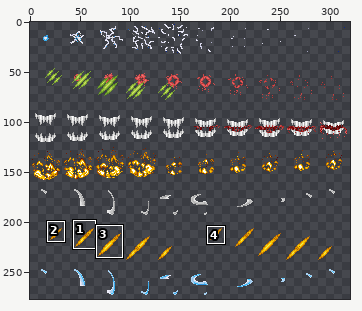
Sprite sheet: Resources/AwesomeGuns/Weapons/SPRITES/Hits.gif. Above, an overview of the earlier version with the close-up marked.
Close-up. Before:
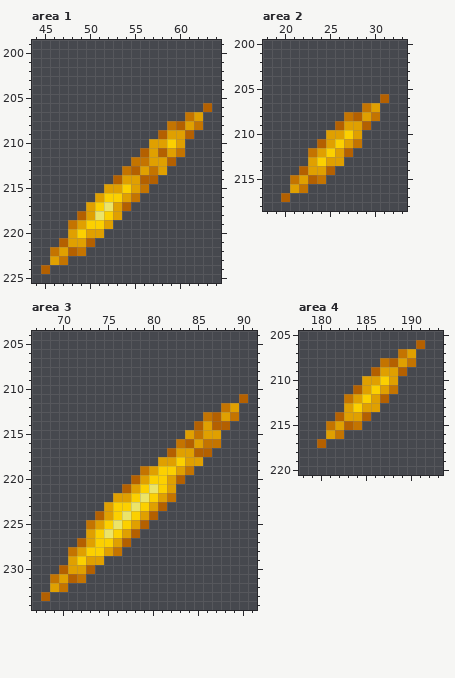
The file is 320x280 pixels. Colours within 5 levels of each other are drawn and written as one. Shown: area 1: x 44..64, y 199..225; area 2: x 18..33, y 200..218; area 3: x 67..91, y 204..234; area 4: x 178..193, y 205..220. The wide view leaves out empty margins. The commit also changed other parts of the picture, which this record leaves out.
After:
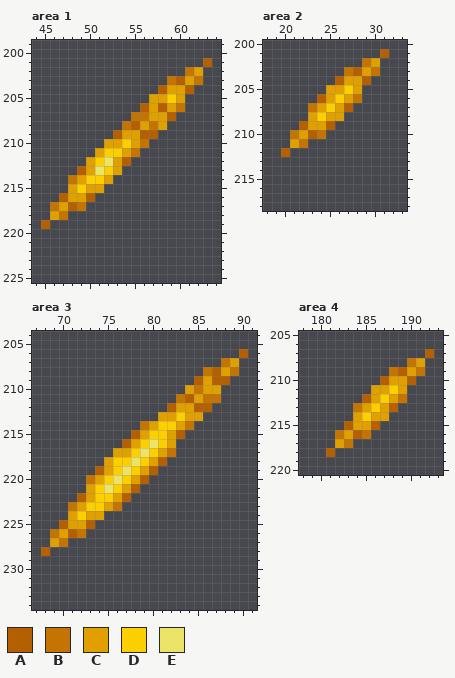
Palette (. is transparent): A #b46000  B #c47400  C #e0a000  D #fcd000  E #ece468
Difference:
Area 1:
y 201: x 63 . -> A
y 202: x 61..62 .. -> BC
y 203: x 59..62 .... -> BACB
y 204: x 58..61 .... -> ACCA
y 205: x 57..60 .... -> CCDC
y 206: x 56..60 ..... -> ACACB; x 63 A -> .
y 207: x 55..59 ..... -> BBCCA; x 61..62 BC -> ..
y 208: x 54..62 .....BACB -> BACBC....
y 209: x 53..61 .....ACCA -> ACCAA....
y 210: x 52..60 .....CCDC -> CCDCB....
y 211: x 51..60 .....ACACB -> CDDCB.....
y 212: x 50..59 .....BBCCA -> CDECA.....
y 213: x 49..58 .....BACBC -> ACEDC.....
y 214: x 48..57 .....ACCAA -> BCDDC.....
y 215: x 48..56 ....CCDCB -> CDCC.....
y 216: x 47..55 ....CDDCB -> ACCA.....
y 217: x 46..54 ....CDECA -> BCAB.....
y 218: x 46..47 .. -> CB; x 49..53 ACEDC -> .....
y 219: x 45 . -> A; x 48..52 BCDDC -> .....
y 220: x 48..51 CDCC -> ....
y 221: x 47..50 ACCA -> ....
y 222: x 46..49 BCAB -> ....
y 223: x 46..47 CB -> ..
y 224: x 45 A -> .
Area 2:
y 201: x 31 . -> A
y 202: x 29..30 .. -> BC
y 203: x 27..30 .... -> BACB
y 204: x 26..29 .... -> ACCA
y 205: x 25..28 .... -> CCDC
y 206: x 24..28 ..... -> ACDCB; x 31 A -> .
y 207: x 23..27 ..... -> BCDCA; x 29..30 BC -> ..
y 208: x 23..30 ....BACB -> CDCC....
y 209: x 22..29 ....ACCA -> ACCA....
y 210: x 21..28 ....CCDC -> BCAB....
y 211: x 21..22 .. -> CB; x 24..28 ACDCB -> .....
y 212: x 20 . -> A; x 23..27 BCDCA -> .....
y 213: x 23..26 CDCC -> ....
y 214: x 22..25 ACCA -> ....
y 215: x 21..24 BCAB -> ....
y 216: x 21..22 CB -> ..
y 217: x 20 A -> .
Area 3:
y 206: x 90 . -> A
y 207: x 88..89 .. -> BC
y 208: x 86..89 .... -> BACB
y 209: x 85..88 .... -> ACAA
y 210: x 84..87 .... -> CBCC
y 211: x 83..87 ..... -> BACBB; x 90 A -> .
y 212: x 82..86 ..... -> ACCAA; x 88..89 BC -> ..
y 213: x 81..89 .....BACB -> CCDCC....
y 214: x 79..88 ......ACAA -> BCDDCB....
y 215: x 78..87 ......CBCC -> ACDDCA....
y 216: x 77..87 ......BACBB -> ACDEDC.....
y 217: x 76..86 ......ACCAA -> CCDEDCB....
y 218: x 75..85 ......CCDCC -> CDDEDCA....
y 219: x 74..84 .....BCDDCB -> ACDEDCA....
y 220: x 73..83 .....ACDDCA -> BCDEDCA....
y 221: x 73..82 ....ACDEDC -> CDEDCA....
y 222: x 72..75 .... -> ACDD; x 77..82 CDEDCB -> A.....
y 223: x 71..74 .... -> BCDD; x 76..81 DDEDCA -> B.....
y 224: x 71..80 ...ACDEDCA -> CDCC......
y 225: x 70..79 ...BCDEDCA -> ACCA......
y 226: x 69..78 ....CDEDCA -> BCAB......
y 227: x 69..70 .. -> CB; x 72..77 ACDDCA -> ......
y 228: x 68 . -> A; x 71..76 BCDDCB -> ......
y 229: x 71..74 CDCC -> ....
y 230: x 70..73 ACCA -> ....
y 231: x 69..72 BCAB -> ....
y 232: x 69..70 CB -> ..
y 233: x 68 A -> .
Area 4:
y 206: x 191 A -> .
y 207: x 189..190 BC -> ..; x 192 . -> A
y 208: x 187..189 BAC -> ...; x 191 . -> C
y 209: x 186..188 ACC -> ..B; x 190..191 .. -> CB
y 210: x 185..187 CCD -> ..A; x 189..190 .. -> CA
y 211: x 184..186 ACD -> ..C; x 188..189 B. -> DC
y 212: x 183..185 BCD -> ..A; x 187..189 A.. -> DCB
y 213: x 183..184 CD -> .B; x 186..188 C.. -> DCA
y 214: x 182..183 AC -> ..; x 185..187 A.. -> DCC
y 215: x 181..182 BC -> ..; x 184..186 B.. -> CCA
y 216: x 181 C -> .; x 183..185 ... -> CAB
y 217: x 180 A -> .; x 182..183 .. -> CB
y 218: x 181 . -> A
Where, in picture pixels (left, top, right, bottom), the same in both close-ups:
changed: (41, 58, 212, 274)
changed: (281, 49, 389, 202)
changed: (41, 349, 248, 601)
changed: (317, 340, 434, 457)
